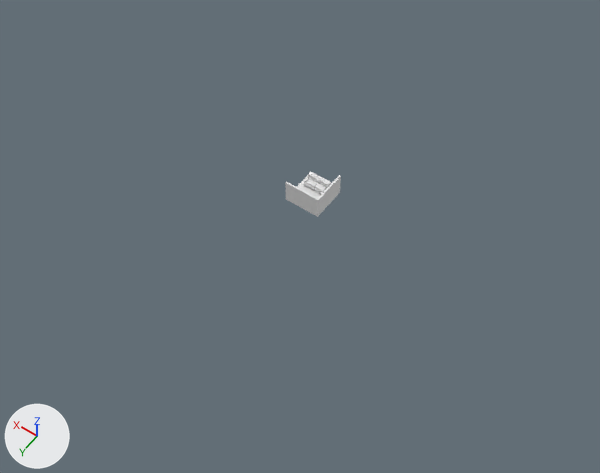
Before and after pictures for a commit that changed the Blender file Blend/practica.blend.
Before and after are seen from a 50 mm lens placed at (-67.4, 97.7, 135.9), pointed at (-3.5, 8.3, -4.7). Every picture has the same lights, and +X, +Y and +Z are marked at lower left.
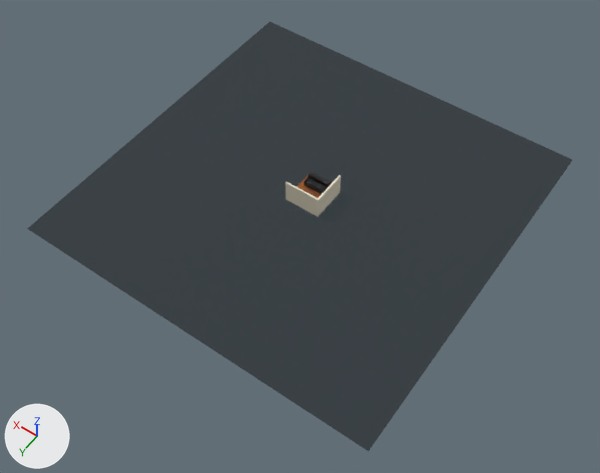
Pixel boxes (x1, y1, x2, y2) of what changed, in the pictures (600 x 473 px):
'Plane.009', added: after (27, 22, 572, 451)
part 1 of me_plane_001, recoloured: (285, 175, 341, 217) in both
part 2 of me_plane_001, recoloured: (297, 175, 321, 198) in both

Diff of the bpy script that builds the scene:
```diff
--- a/Blend/practica.blend.py
+++ b/Blend/practica.blend.py
@@ img_2k_wood_parquet_2_diffuse_jpg @@
+img_2k_wood_parquet_2_diffuse_jpg = load_image('2K-wood_parquet_2-diffuse.jpg', '../Models/textures/2K-wood_parquet_2/2K-wood_parquet_2-diffuse.jpg', 2048, 2048, 'sRGB')
@@ img_2k_wood_parquet_2_normal_jpg @@
+img_2k_wood_parquet_2_normal_jpg = load_image('2K-wood_parquet_2-normal.jpg', '../Models/textures/2K-wood_parquet_2/2K-wood_parquet_2-normal.jpg', 2048, 2048, 'Non-Color')
@@ img_2k_wood_parquet_2_ao_jpg @@
+img_2k_wood_parquet_2_ao_jpg = load_image('2K-wood_parquet_2-ao.jpg', '../Models/textures/2K-wood_parquet_2/2K-wood_parquet_2-ao.jpg', 2048, 2048, 'Non-Color')
@@ img_2k_wood_parquet_2_specular_jpg @@
+img_2k_wood_parquet_2_specular_jpg = load_image('2K-wood_parquet_2-specular.jpg', '../Models/textures/2K-wood_parquet_2/2K-wood_parquet_2-specular.jpg', 2048, 2048, 'Non-Color')
@@ mat_wall @@
+mat_wall = principled_material('wall')
+mat_wall.base_color = (0.8, 0.742, 0.582)  # white #e7e0c9
@@ mat_floor @@
+mat_floor = bpy.data.materials.new('Floor')
+# uses the picture img_2k_wood_parquet_2_ao_jpg
+# uses the picture img_2k_wood_parquet_2_diffuse_jpg
+# uses the picture img_2k_wood_parquet_2_normal_jpg
+# uses the picture img_2k_wood_parquet_2_specular_jpg
@@ mat_material_001 @@
+mat_material_001 = principled_material('Material.001')
+mat_material_001.base_color = (0.0, 0.0, 0.0)  # black #000000
+mat_material_001.roughness = 1.0
+mat_material_001.alpha = 0.722
@@ me_plane_001 @@
 me_plane_001.from_pydata(...)  # 14 vertices, 12 faces; spans x -1.0..1.1, y -1.0..1.1, z -0.1..1.25
 # used by ob_plane; location = (-1.0, 0.1, 0.0); rotation_euler = (0.0, 0.0, 1.571), in degrees (0, 0, 90); scale = (4.0, 4.0, 4.0)
+# me_plane_001 part 1: 11 of the faces centred in x -1.0..1.1, y -1.0..1.1, z -0.1..1.25 switch from no material to mat_wall (white #e7dfc9)
+# me_plane_001 part 2: the 1 face centred in x 0.0, y 0.0, z 0.0 switches from no material to mat_floor
+me_plane_001.materials.append(mat_floor)
@@ me_plane_007 @@
+me_plane_007.from_pydata([(-1.0, -1.0, 0.0), (1.0, -1.0, 0.0), (-1.0, 1.0, 0.0), (1.0, 1.0, 0.0)], [], [(0, 1, 3, 2)])
+me_plane_007.materials.append(mat_material_001)  # black #000000
@@ ob_plane_009 @@
+ob_plane_009 = bpy.data.objects.new('Plane.009', me_plane_007)
+ob_plane_009.location = (0.0, 0.0, -0.6)
+ob_plane_009.scale = (42.4, 42.4, 42.4)
```
